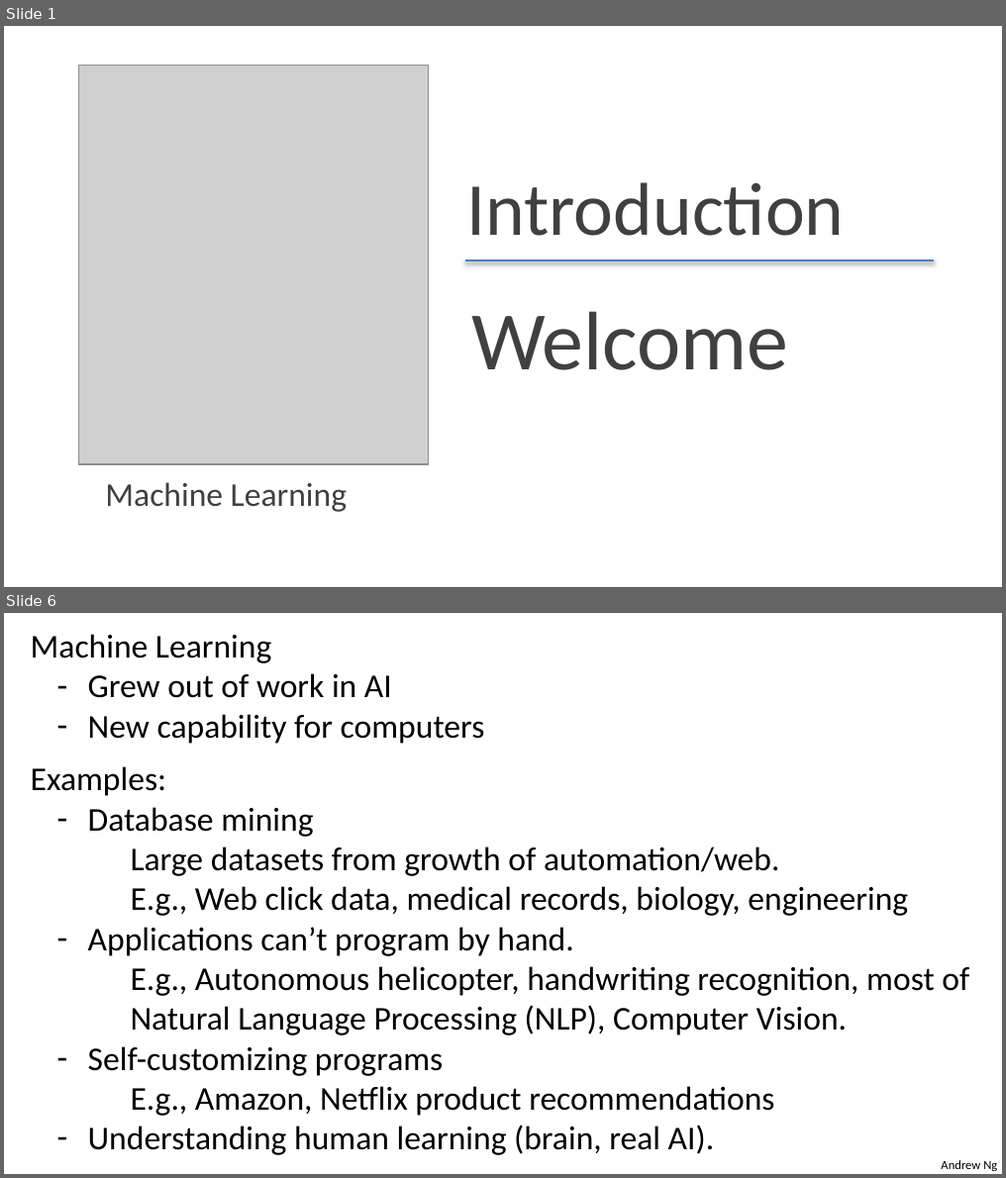
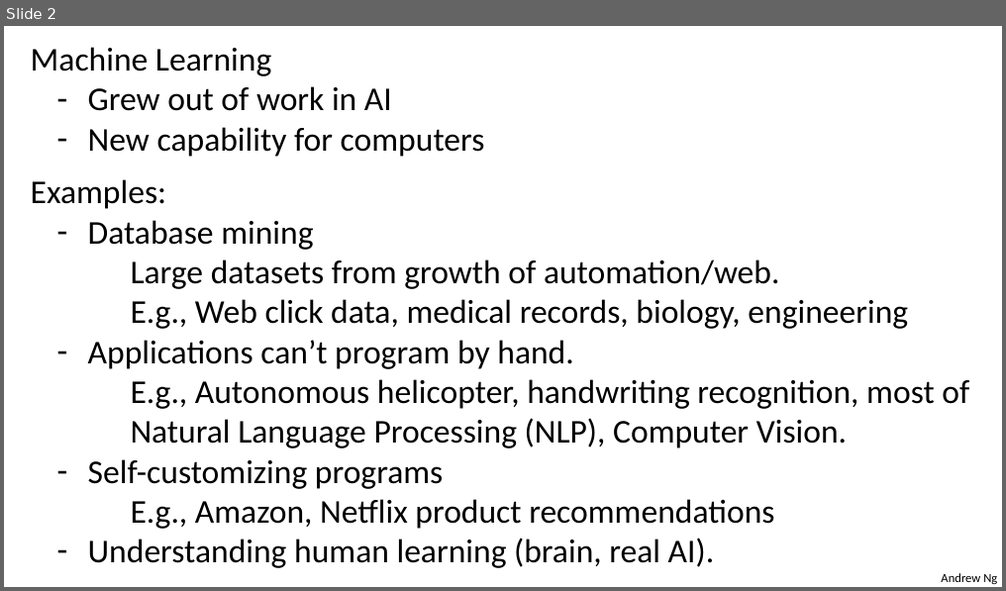
Before and after one commit to lvpythonds/Meetings, a slide deck: Meetup_1/Intro_To_ML.pptx. Shown one above the other, each under a label of ours: slides 1 and 6 before the commit, slide 2 after it; the slides between them are not shown. The pictures are 1006x1178 and 1006x591 pixels, drawn with LibreOffice and Linux fonts; fonts in the diff are those of the drawing; grey boxes stand for pictures. Boxes give left, top, right and bottom in pixels: in the first picture for what was removed or moved away, otherwise in the second. Text is boxed around its words. In the diff, an @@ line names an element or a change of style, - is before the commit and + after.

Commit message:
more learning materials

```diff
--- a/Meetup_1/Intro_To_ML.pptx
+++ b/Meetup_1/Intro_To_ML.pptx
@@ slide 1 removed at [4, 26, 1002, 587], background #FFFFFF @@
@@ picture removed at [79, 66, 428, 466] @@
@@ text removed at [466, 182, 844, 236] @@
-Introduction
@@ line removed from (465, 261) to (934, 261) @@
@@ title removed at [471, 311, 789, 371] @@
-Welcome
@@ text removed at [105, 482, 347, 512] @@
-Machine Learning
@@ what was slide 6 is now slide 2 @@
```
Also in this commit, not shown: 14 slides changed, 1 slide added, 13 other slides removed, 3 other files.
